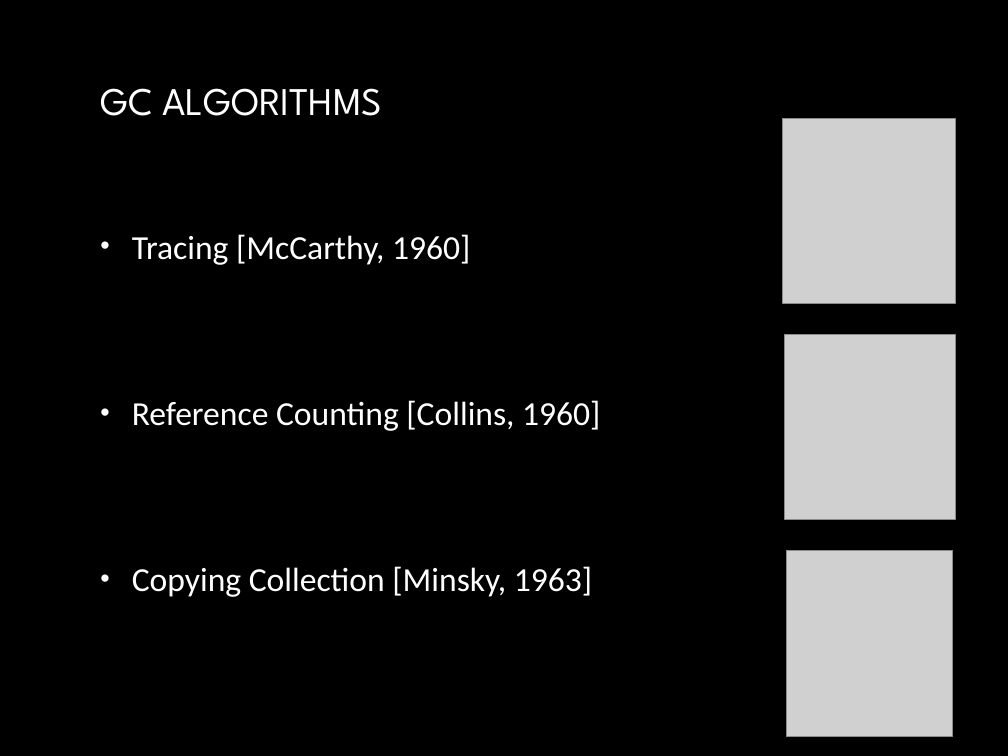
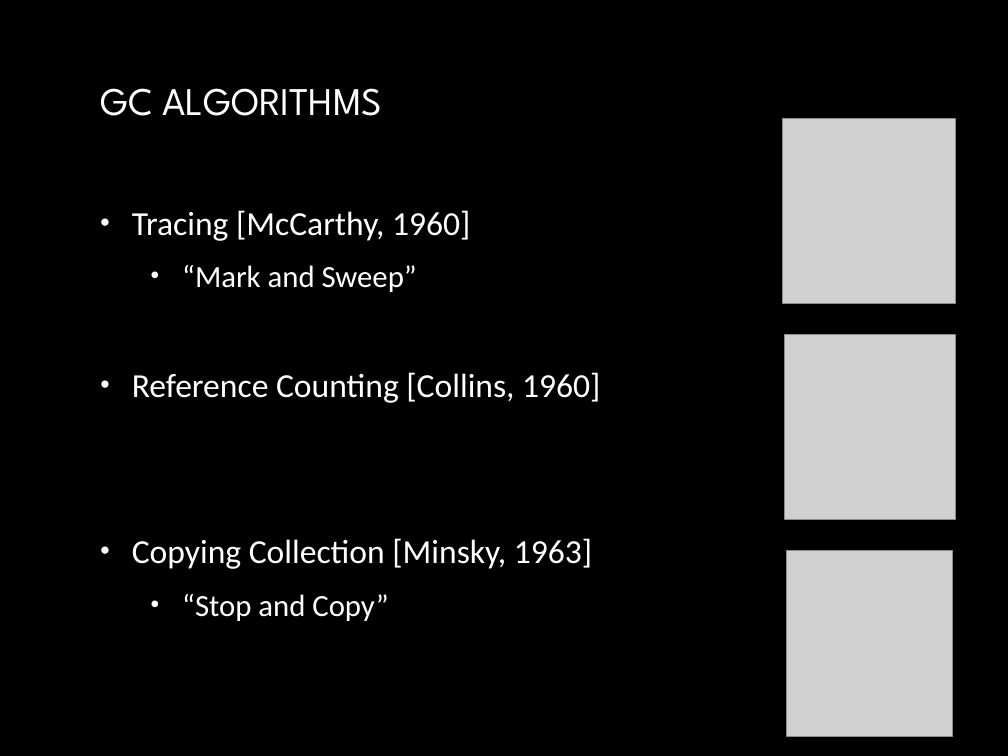
Before and after one commit to yuriyshapovalov/slides, a slide deck: slide 3 of ppt/Garbage collection in dotnet.pptx. Drawn at 1008x756 pixels with LibreOffice and Linux fonts; fonts in the diff are those of the drawing; grey boxes stand for pictures; background and template pictures are left out. Boxes give left, top, right and bottom in pixels: in the first picture for what was removed or moved away, otherwise in the second. Text is boxed around its words. In the diff, an @@ line names an element or a change of style, - is before the commit and + after.

```diff
--- a/ppt/Garbage collection in dotnet.pptx
+++ b/ppt/Garbage collection in dotnet.pptx
@@ text at (x1=182, y1=265, x2=417, y2=292): paragraph added @@
+  • “Mark and Sweep”
@@ text at (x1=182, y1=594, x2=388, y2=621): paragraph added @@
+  • “Stop and Copy”
```
Also in this commit, not shown: 1 other slide changed, 12 slides added.
